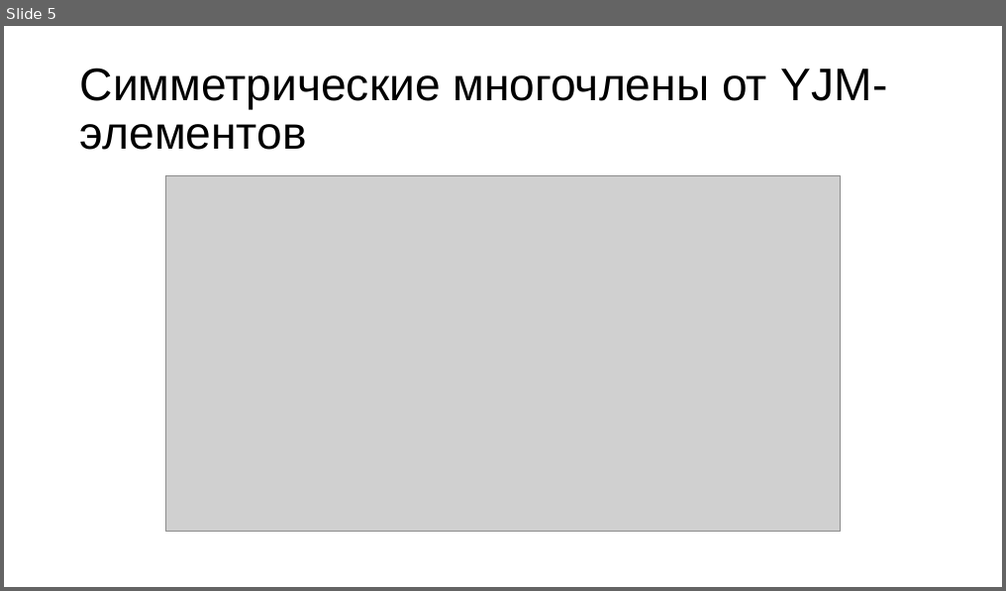
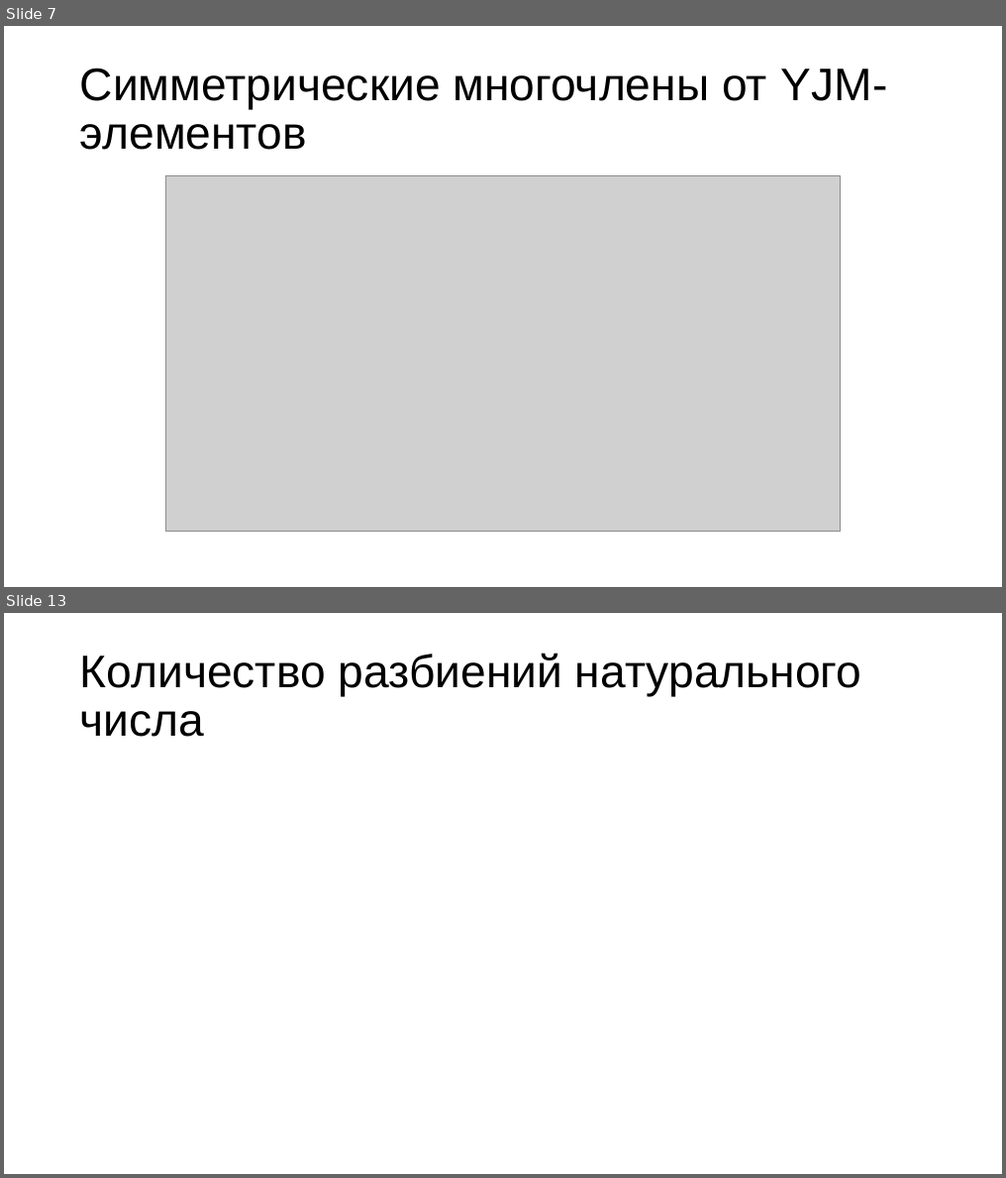
Before and after one commit to deathguard771/deathguard771, a slide deck: ПЗ/Sterlyagov_A_A.pptx. Shown one above the other, each under a label of ours: slide 5 before the commit, slides 7 and 13 after it; the slides between them are not shown. The pictures are 1006x591 and 1006x1178 pixels, drawn with LibreOffice and Linux fonts; fonts in the diff are those of the drawing; grey boxes stand for pictures. Boxes give left, top, right and bottom in pixels: in the first picture for what was removed or moved away, otherwise in the second. Text is boxed around its words. In the diff, an @@ line names an element or a change of style, - is before the commit and + after.

```diff
--- a/ПЗ/Sterlyagov_A_A.pptx
+++ b/ПЗ/Sterlyagov_A_A.pptx
@@ slide 13 added at (x1=4, y1=613, x2=1002, y2=1174), background #FFFFFF @@
@@ title added at (x1=80, y1=653, x2=861, y2=737), 44 pt, text #000000 @@
+Количество разбиений натурального числа
@@ what was slide 5 is now slide 7 @@
```
Also in this commit, not shown: 8 slides changed, 7 other slides added, 1 slide removed, 7 other files.
